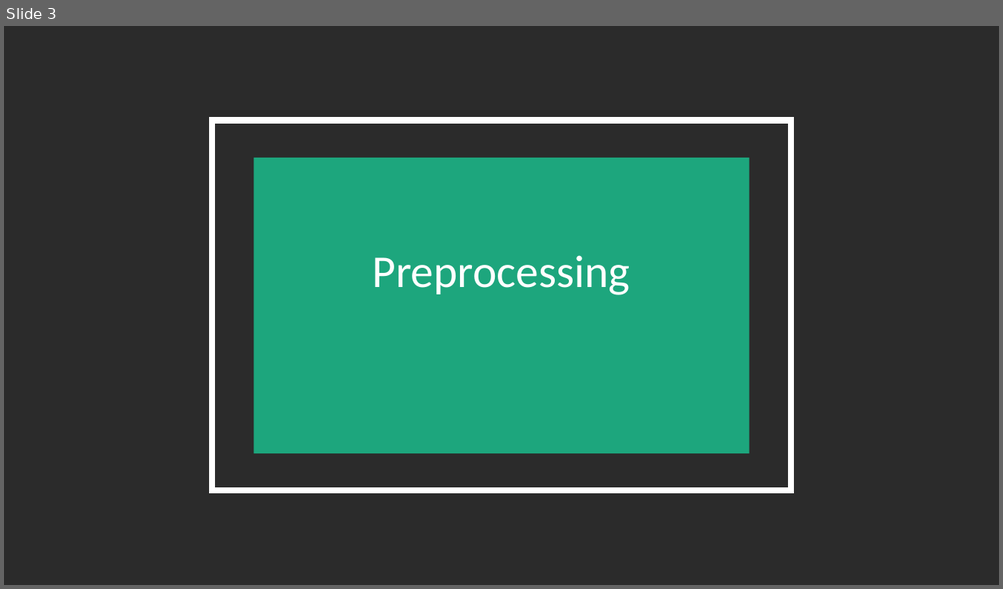
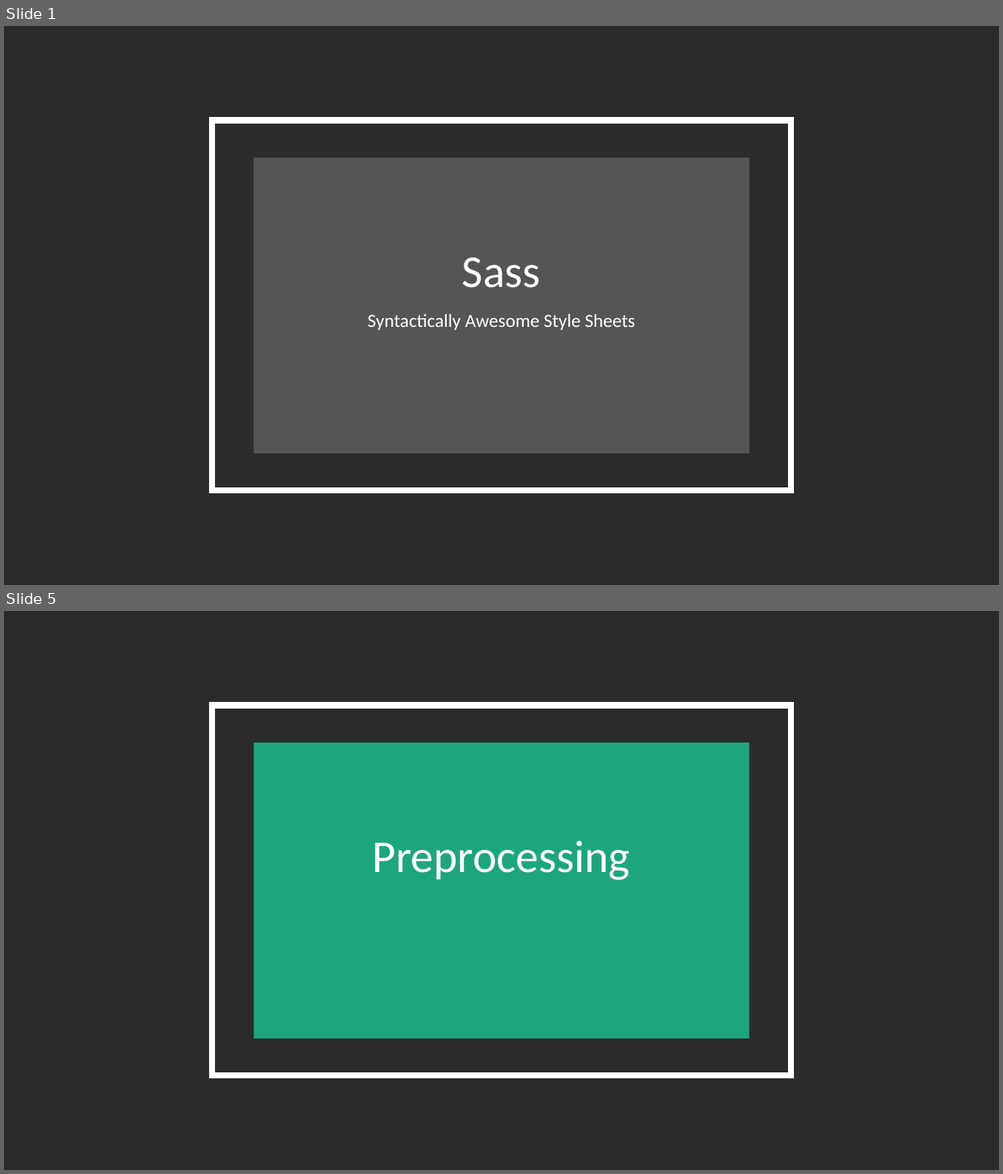
Before and after one commit to BenC0/sass_training-ddl, a slide deck: docs/SASS Intro.pptx. Shown one above the other, each under a label of ours: slide 3 before the commit, slides 1 and 5 after it; the slides between them are not shown. The pictures are 1003x589 and 1003x1174 pixels, drawn with LibreOffice and Linux fonts; fonts in the diff are those of the drawing; background and template pictures are left out; a plain dark background stands for a picture behind light text. Boxes give left, top, right and bottom in pixels: in the first picture for what was removed or moved away, otherwise in the second. Text is boxed around its words. In the diff, an @@ line names an element or a change of style, - is before the commit and + after.

```diff
--- a/docs/SASS Intro.pptx
+++ b/docs/SASS Intro.pptx
@@ slide 1 added at (x1=4, y1=26, x2=999, y2=585), background picture (left out); not listed: 1 template element that a slide beside it also shows @@
@@ rectangle added at (x1=254, y1=157, x2=749, y2=454), fill #FFFFFF at 20% opacity @@
@@ text added at (x1=462, y1=258, x2=540, y2=288), 44 pt, text #FFFFFF @@
+Sass
@@ text added at (x1=367, y1=314, x2=635, y2=330), 18 pt, text #FFFFFF @@
+Syntactically Awesome Style Sheets
@@ what was slide 3 is now slide 5 @@
```
Also in this commit, not shown: 4 other slides added, 2 slides removed.
